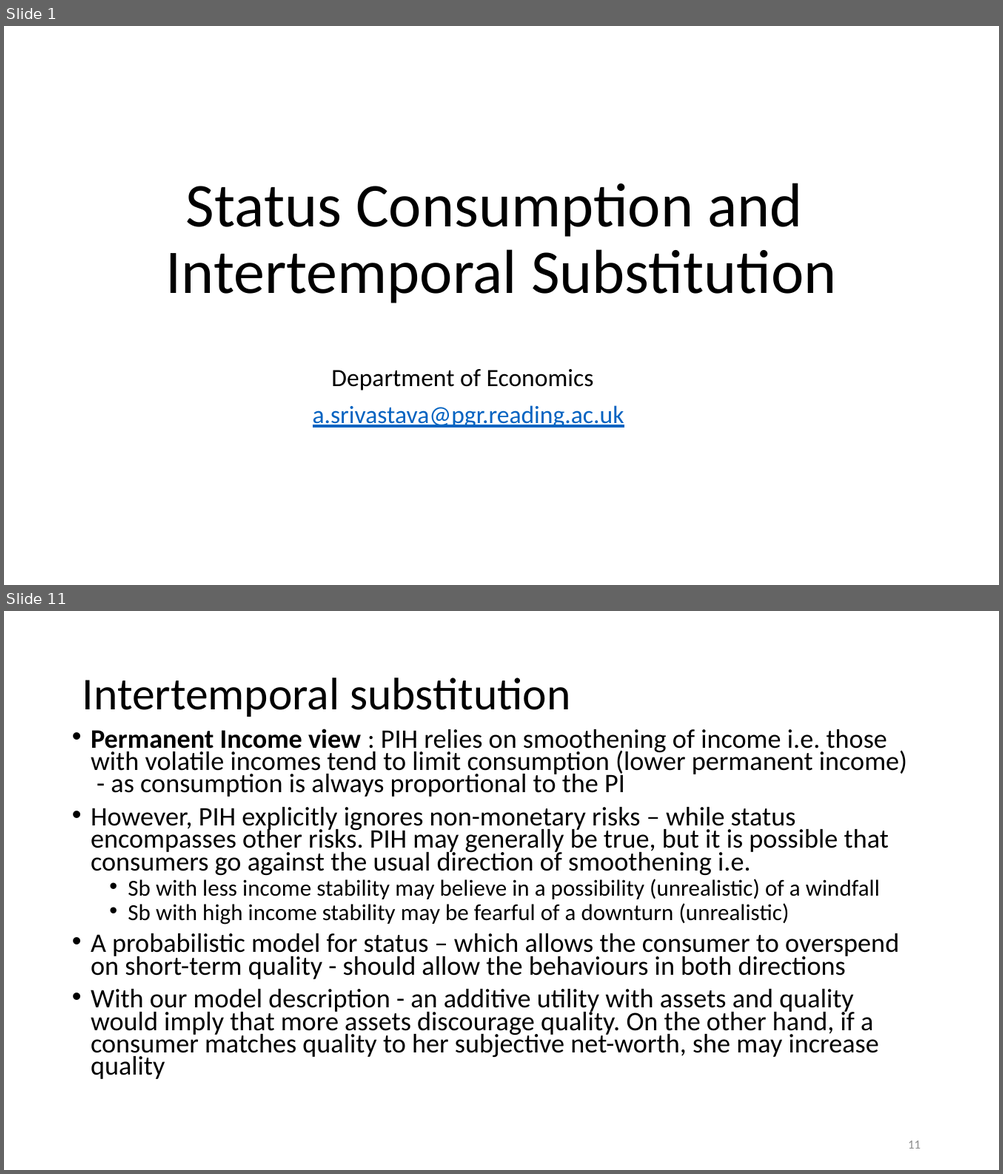
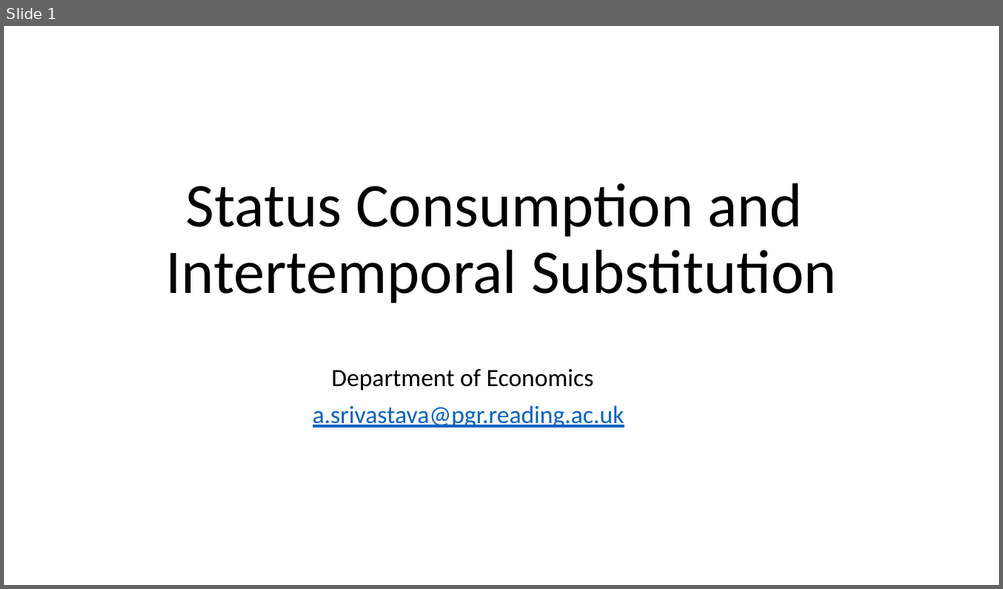
Before and after one commit to anuragr81/research, a slide deck: consumption/presentationJun2020.pptx. Shown one above the other, each under a label of ours: slides 1 and 11 before the commit, slide 1 after it; the slides between them are not shown. The pictures are 1003x1174 and 1003x589 pixels, drawn with LibreOffice and Linux fonts; fonts in the diff are those of the drawing; background and template pictures are left out. Boxes give left, top, right and bottom in pixels: in the first picture for what was removed or moved away, otherwise in the second. Text is boxed around its words. In the diff, an @@ line names an element or a change of style, - is before the commit and + after.

```diff
--- a/consumption/presentationJun2020.pptx
+++ b/consumption/presentationJun2020.pptx
@@ slide 11 removed at <box>4,611,999,1170</box>, background #FFFFFF @@
@@ title removed at <box>82,678,570,717</box> @@
-Intertemporal substitution
@@ text removed at <box>91,729,907,1079</box> @@
-• Permanent Income view : PIH relies on smoothening of income i.e. those with volatile incomes tend to limit consumption (lower permanent income) - as consumption is always proportional to the PI
-• However, PIH explicitly ignores non-monetary risks – while status encompasses other risks. PIH may generally be true, but it is possible that consumers go against the usual direction of smoothening i.e.
-  • Sb with less income stability may believe in a possibility (unrealistic) of a windfall
-  • Sb with high income stability may be fearful of a downturn (unrealistic)
-• A probabilistic model for status – which allows the consumer to overspend on short-term quality - should allow the behaviours in both directions
-• With our model description - an additive utility with assets and quality would imply that more assets discourage quality. On the other hand, if a consumer matches quality to her subjective net-worth, she may increase quality
@@ page number removed at <box>908,1141,920,1149</box> @@
-11
```
Also in this commit, not shown: 7 slides changed, 8 slides added, 8 other slides removed, 1 other file.
